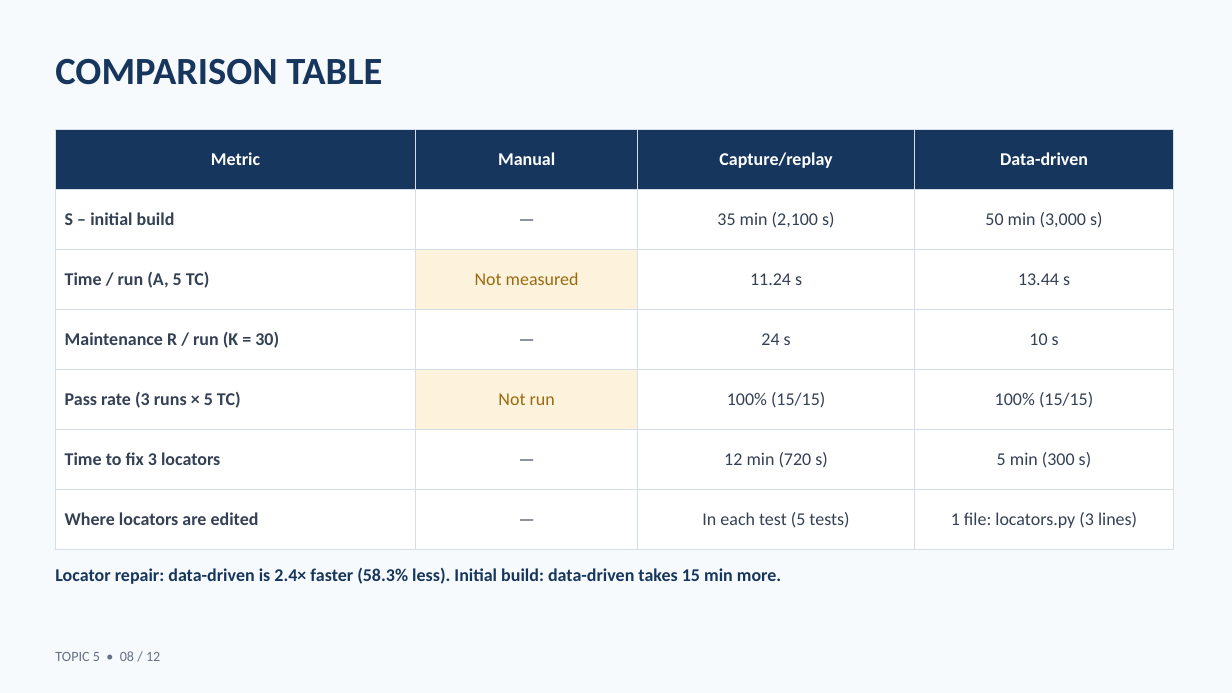
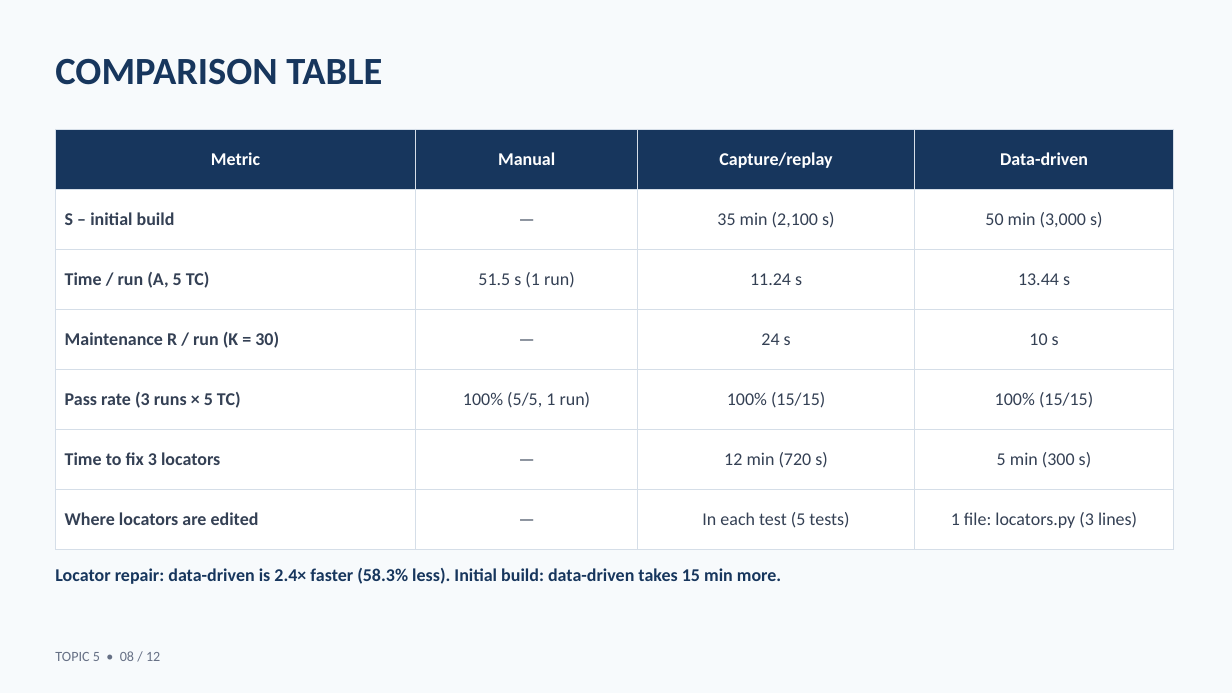
Before and after one commit to pthaok6/RBL_SWT, a slide deck: slide 8 of 05_ReportSlides/Group_Topic5_Slides.pptx. Drawn at 1232x693 pixels with LibreOffice and Linux fonts; fonts in the diff are those of the drawing. Boxes give left, top, right and bottom in pixels: in the first picture for what was removed or moved away, otherwise in the second. Text is boxed around its words. In the diff, an @@ line names an element or a change of style, - is before the commit and + after.

```diff
--- a/05_ReportSlides/Group_Topic5_Slides.pptx
+++ b/05_ReportSlides/Group_Topic5_Slides.pptx
@@ table at <box>55,129,1174,550</box> @@
-row 3, column 2: Not measured
+row 3, column 2: 51.5 s (1 run)
-row 5, column 2: Not run
+row 5, column 2: 100% (5/5, 1 run)
@@ fill #FDF3DC to #FFFFFF in 2 cells @@
```
Also in this commit, not shown: 9 other slides changed, 7 other files.
